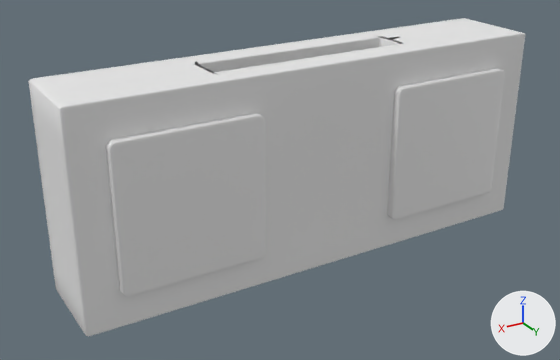
Renders of the Blender file Assets/Prefabs/SongSystem/BlenderModels/CassettePlayer.blend from each side of a commit.
Both versions are drawn from a 50 mm camera at (0.951, 1.481, 0.946) aimed at (0.065, 0.004, 0.208). The lights are fixed; the arrows at lower right show +X, +Y and +Z.

Objects in the first picture: 'CassettePlayer', 'SpeakerLeft', 'SpeakerRight'.
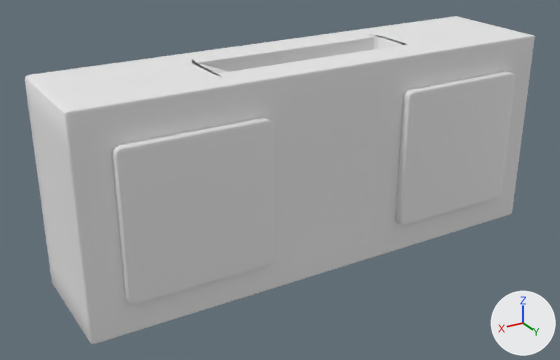
Location of each change, (x1, y1, x2, y2) in pixels of the pictures (560 x 360 px):
'CassettePlayer', rescaled
    before: (28, 18, 525, 336)
    after: (25, 16, 535, 344)
'SpeakerLeft', moved
    before: (106, 113, 266, 297)
    after: (112, 117, 274, 305)
'SpeakerRight', moved
    before: (387, 68, 505, 220)
    after: (395, 71, 515, 225)

What the commit changed:
Object 'SpeakerRight' (ob_speakerright) moves from (-0.35, 0.115, 0.26) to (-0.35, 0.15, 0.26).
Object 'SpeakerLeft' (ob_speakerleft) moves from (0.35, 0.115, 0.26) to (0.35, 0.15, 0.26).
Object 'CassettePlayer' (ob_cassetteplayer) is rescaled from (0.6, 0.11, 0.25) to (0.6, 0.142, 0.25).
